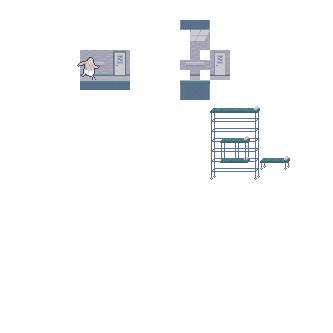
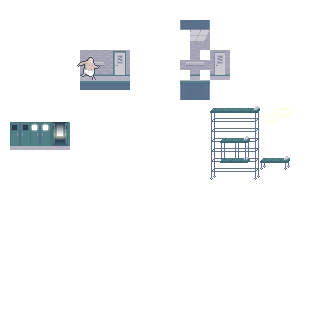
Two versions of the same layered image (333 x 333). Layer-by-layer changes:
added group "3" with 4 layers above "2" over [50,122,70,150]
added group "Group 1" with 1 layers in group "3" over [57,125,63,135]
added layer "Layer 14" in group "Group 1" over [57,125,63,135]
added layer "Layer 12 copy" (1st of 2, in "3") in group "3" over [50,122,70,150]
added group "2" with 2 layers above "1" over [30,122,50,150]
added layer "Layer 13" (2nd of 2, in "2") in group "2" over [37,125,43,130]
added layer "Layer 12 copy" (2nd of 2, in "2") in group "2" over [30,122,50,150]
added group "1" with 1 layers above "props" over [10,122,30,150]
added layer "Layer 12" in group "1" over [10,122,30,150]
added layer "Layer 11" in group "props" over [266,110,290,121]
